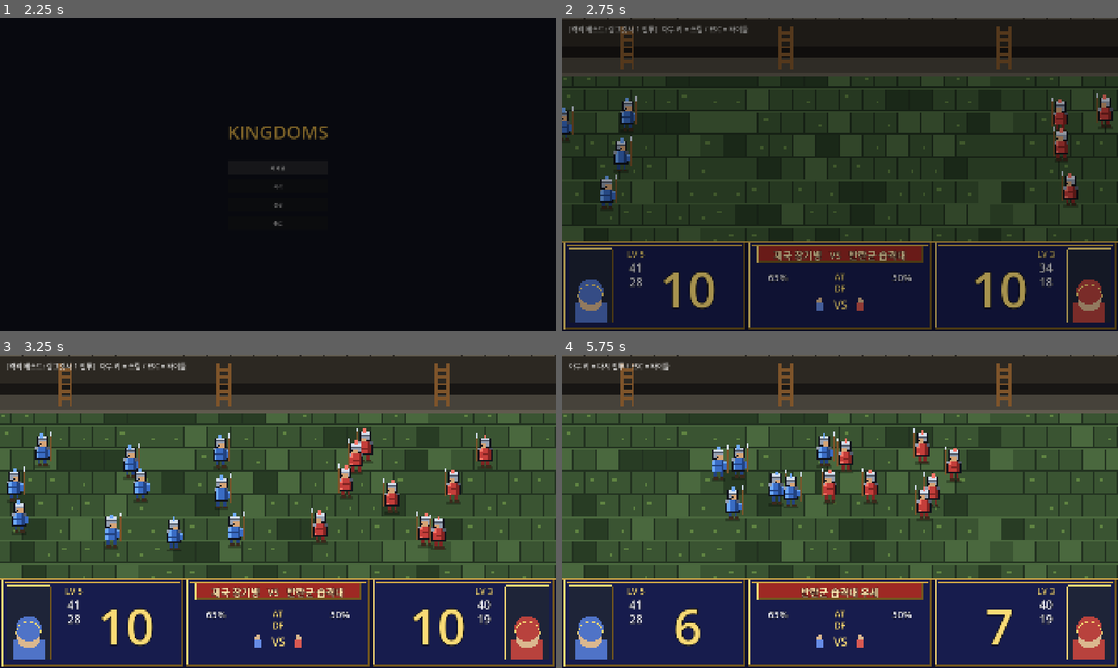
Above: before the commit, frames 1-4 (two rows, left to right).
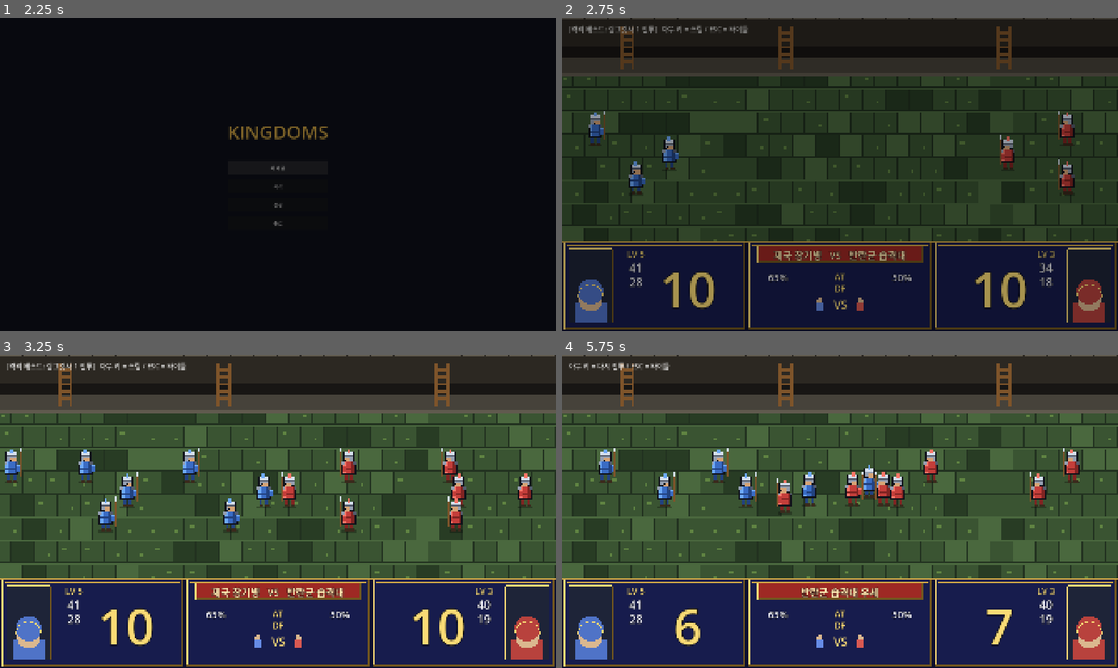
Above: after the commit, the same moments.

Repository: Johnyworld/kingdoms
Game: Godot game, scene res://scenes/splash/splash.tscn
The game is run twice, just before and just after one commit, with the same random seed, the same clock (stepped at 60 frames per second) and the same inputs.
Inputs (mouse positions are in pixels of both pictures, inside the frame that each line leads up to):
- Up to frame 1 (2.25 s): tap Enter at 0.5 s; move the mouse to (400, 158) at 0.52 s; hold D 0.53-1.25 s; hold Shift 0.53-1.25 s; click (400, 158) at 0.67 s; click "새 게임" at 1.25 s; click "새 게임" at 2 s
- Up to frame 2 (2.75 s): no input
- Up to frame 3 (3.25 s): drag from (166, 527) to (250, 574) at 2.77 s
- Up to frame 4 (5.75 s): move the mouse to (895, 442) at 3.52 s; hold D 3.53-4.25 s; tap Ctrl at 3.6 s; drag from (812, 574) to (673, 464) at 4.27 s; move the mouse to (1006, 558) at 5.02 s; hold A from 5.03 s (still down); tap Alt at 5.1 s

Frame 1 is identical in both runs. In frame 2, 2.9% of the frame differs, in the area x 0-100%, y 24-62%; in frame 3, 7.0%, in the area x 0-96%, y 23-63%; in frame 4, 5.2%.

Commit message:
feat(lang-battle): 스폰·대형 개편 — 화면 밖 넓은 스폰→쐐기 진형 자기 자리 복귀
- 스폰을 화면 밖(진영 바깥)에서 좌우 간격 3배 + 유닛별 X 지터(±25, 500% width)로
- 각 병사 복귀 위치(home)=자기 진형 자리, 전투 후 그 자리로 복귀(죽은 자리 비움)
- 이동속도 지터 제거(전원 등속), 대열 상하 간격 24→16.8(70%)
- 기본 진형을 쐐기꼴(가운데 행만 중앙 쪽 돌출)로 변경

Co-Authored-By: Claude Opus 4.8 (1M context) <noreply@anthropic.com>

Diff:
--- a/scenes/lang_battle/lang_battlefield.gd
+++ b/scenes/lang_battle/lang_battlefield.gd
@@ -14,14 +14,17 @@
 const ACTION_TOP := 44.0
 const ACTION_BOT := 158.0
 
-# 스폰은 화면 밖(양옆)에서 → 돌격해 들어온다. (원본도 화면 밖에서 등장)
-const LEFT_X := -16.0    # 화면 왼쪽 밖 (앞 열)
-const RIGHT_X := 400.0   # 화면 오른쪽 밖 (앞 열, 384+16)
 const BASE_Y := 96.0
-# 전투 후 복귀 진형: 진영 끝(가장자리)에 앵커 → 중앙 방향으로 균일한 열. 화면 안.
-const RETREAT_EDGE_X := 40.0  # 진영 끝에서 이만큼 안쪽에 뒷 열
-const RETREAT_DEPTH := 28.0   # 열 간격(균일)
-const DIAG_STEP := 13.0  # 기본 진형의 약간 대각선(에셜론) 오프셋
+# 진형: 각 병사의 복귀 위치. 진영 끝(가장자리)에 앵커 → 중앙 방향으로 균일한 3행 [3,3,4] 열. 화면 안.
+# 전투 후 각자 이 자리로 그대로 복귀한다(죽은 자리는 비워짐). 스폰은 화면 밖(_spawn_slots).
+const FORM_EDGE_X := 40.0  # 진영 끝에서 이만큼 안쪽에 뒷 열
+const FORM_DEPTH := 28.0   # 열 간격(균일)
+const DIAG_STEP := 13.0    # 가운데 행이 중앙 쪽으로 튀어나오는 쐐기 오프셋
+# 스폰: 화면 밖(진영 바깥)에서 좌우 간격을 3배로 넓게 → 여기서 돌격해 들어온다.
+const SPAWN_EDGE_X := 8.0               # 진영 바깥 가장자리 여백
+const SPAWN_DEPTH := FORM_DEPTH * 3.0   # 스폰 시 좌우(열) 간격 = 진형의 3배
+const UNIT_W := 10.0                    # 병사 스프라이트 대략 너비(px)
+const SPAWN_XJIT := UNIT_W * 2.5        # 스폰 X 지터 진폭(±) → 좌우 합 500% width
 
 # 원본 등속 이동 속도 (px/frame @60fps) → 초당으로 환산(×60, ×1.2 스케일)
 const VX := 3.0 * 1.2 * 60.0   # ≈ 216 px/s (원본 등속 3px/frame)
@@ -83,13 +86,8 @@
 	_retarget_all()
 	queue_redraw()
 
-# 대형: 위→아래 3행 [3,3,4]. 가로(X) 간격을 넓게(3배), 행마다 어긋나게 흩뿌린다.
-const ROW_SPACE := 24.0   # 3행 사이 세로 간격 (기존 34의 70%)
-const DEPTH_GAP := 46.0   # 같은 행 내 병사 가로(X) 간격 — 3배로 넓힘
-const S_JIT := 6.0        # 병사별 미세 지터
-# 병사별 돌격 속도 배수(등속이 어색해서 제각각으로)
-const SPD_MIN := 0.72
-const SPD_MAX := 1.34
+# 대형: 위→아래 3행 [3,3,4]. 진영 끝에서 중앙 방향으로 열을 쌓는다.
+const ROW_SPACE := 16.8   # 3행 사이 세로(상하) 간격 (24의 70%)
 
 # 분리(separation): 원본 16px 충돌 박스(0xE87A)를 근사 — 겹치면 서로 밀어내 부피를 만든다.
 const SEP_DIST := 11.0   # 이 거리보다 가까우면 밀어냄
@@ -106,35 +104,16 @@
 		rem -= 1
 	return rows
 
-## 3/3/4 약간 대각선 진형의 좌표 목록(n명). base_x 를 진영 기준으로 앵커.
-##   ㅇ ㅇ ㅇ      (위 행 3, 앞으로)
-##    ㅇ ㅇ ㅇ     (가운데 3)
-##   ㅇ ㅇ ㅇ ㅇ   (아래 행 4, 넓게)
-func _formation_slots(side: int, n: int, base_x: float) -> Array:
-	var back_dir := -1.0 if side == 0 else 1.0   # 가로가 뒤로(적 반대) 쌓이는 방향
-	var to_foe := -back_dir                        # 적 쪽 방향
-	var rows := _row_counts(n)
-	var out: Array = []
-	for r in range(3):
-		var ry := BASE_Y + (float(r) - 1.0) * ROW_SPACE
-		var diag := (1.0 - float(r)) * DIAG_STEP   # 위 행일수록 적 쪽으로(약간 대각선)
-		var sz: int = rows[r]
-		for k in range(sz):
-			var x := base_x + back_dir * float(k) * DEPTH_GAP + to_foe * diag + _rng.randf_range(-S_JIT, S_JIT)
-			var y := clampf(ry + _rng.randf_range(-S_JIT, S_JIT), ACTION_TOP + 8.0, ACTION_BOT - 6.0)
-			out.append(Vector2(x, y))
-	return out
-
 func _spawn_side(side: int, n: int) -> void:
-	# 화면 밖(진영 뒤편)에서 3/3/4 약간 대각선 진형으로 스폰. 병사마다 돌격 속도 제각각.
-	var base_x := LEFT_X if side == 0 else RIGHT_X
-	var slots := _formation_slots(side, n, base_x)
-	for p in slots:
+	# 스폰은 화면 밖에서 넓게(_spawn_slots) → 돌격해 들어온다. 복귀 위치(home)는 화면 안 진형 자리.
+	var homes := _formation_slots(side, n)
+	var spawns := _spawn_slots(side, n)
+	for i in range(n):
 		_soldiers[side].append({
 			"id": _next_id,
 			"side": side,
-			"pos": p,
-			"home": p,            # 복귀 목표(전투 후 begin_retreat 에서 재지정)
+			"pos": spawns[i],
+			"home": homes[i],     # 복귀 목표 = 화면 안 진형 자리. 죽으면 그 자리는 비워짐.
 			"target": null,
 			"state": CHARGE,
 			"strike_t": 0.0,
@@ -146,7 +125,6 @@
 			"alpha": 1.0,
 			"seed": _rng.randf() * TAU,
 			"face": 1.0 if side == 0 else -1.0,
-			"spd": _rng.randf_range(SPD_MIN, SPD_MAX),
 		})
 		_next_id += 1
 
@@ -187,29 +165,45 @@
 func begin_advance() -> void:
 	_charging = true
 
-## 전투 종료: 생존자를 본인 진영(화면 안) 3/3/4 진형으로 복귀시킨다.
+## 전투 종료: 생존자를 각자 처음 있던 자리(home)로 그대로 복귀시킨다. 죽은 자리는 비워진다.
 func begin_retreat() -> void:
 	_retreating = true
 	for side in [0, 1]:
-		var living: Array = _soldiers[side].filter(func(s): return s["state"] != DYING)
-		var slots := _retreat_slots(side, living.size())
-		for i in range(living.size()):
-			living[i]["home"] = slots[i]
-			living[i]["state"] = RETURN
-			living[i]["target"] = null
-
-## 복귀 진형: 진영 끝에 앵커, 중앙 방향으로 균일한 3행 [3,3,4] 열(대각선·지터 없음).
-func _retreat_slots(side: int, n: int) -> Array:
-	var anchor_x := RETREAT_EDGE_X if side == 0 else (FIELD_W - RETREAT_EDGE_X)
+		for s in _soldiers[side]:
+			if s["state"] == DYING:
+				continue
+			s["state"] = RETURN
+			s["target"] = null
+
+## 진형 좌표: 진영 끝에 앵커, 중앙 방향으로 균일한 3행 [3,3,4] 열(가운데 행 쐐기). 각 병사의 복귀 위치.
+func _formation_slots(side: int, n: int) -> Array:
+	var anchor_x := FORM_EDGE_X if side == 0 else (FIELD_W - FORM_EDGE_X)
 	var to_center := 1.0 if side == 0 else -1.0
 	var rows := _row_counts(n)
 	var out: Array = []
 	for r in range(3):
 		var ry := BASE_Y + (float(r) - 1.0) * ROW_SPACE
-		var diag := (1.0 - float(r)) * DIAG_STEP   # 위 행일수록 중앙 쪽 → 약간 비스듬(에셜론)
+		var diag := DIAG_STEP if r == 1 else 0.0   # 가운데 행만 중앙 쪽으로 튀어나온 쐐기
 		var sz: int = rows[r]
 		for k in range(sz):
-			out.append(Vector2(anchor_x + to_center * (float(k) * RETREAT_DEPTH + diag), ry))
+			out.append(Vector2(anchor_x + to_center * (float(k) * FORM_DEPTH + diag), ry))
+	return out
+
+## 스폰 좌표: 화면 밖(진영 바깥)에서 좌우 간격 3배로 넓게. 뒤 열일수록 더 바깥 → 돌격해 들어온다.
+## _formation_slots 와 같은 (r, k) 순서라 index 가 1:1 대응 → 각 병사가 자기 진형 자리로 복귀.
+func _spawn_slots(side: int, n: int) -> Array:
+	var edge_x := -SPAWN_EDGE_X if side == 0 else (FIELD_W + SPAWN_EDGE_X)
+	var to_center := 1.0 if side == 0 else -1.0
+	var to_out := -to_center                       # 화면 바깥 방향
+	var rows := _row_counts(n)
+	var out: Array = []
+	for r in range(3):
+		var ry := BASE_Y + (float(r) - 1.0) * ROW_SPACE
+		var diag := DIAG_STEP if r == 1 else 0.0   # 가운데 행만 중앙 쪽으로 튀어나온 쐐기
+		var sz: int = rows[r]
+		for k in range(sz):
+			var jx := _rng.randf_range(-SPAWN_XJIT, SPAWN_XJIT)  # 유닛별 X 좌우 지터
+			out.append(Vector2(edge_x + to_out * float(k) * SPAWN_DEPTH + to_center * diag + jx, ry))
 	return out
 
 ## 복귀가 끝났는가(RETURN 상태 없음).
@@ -388,13 +382,12 @@
 	var dy := tp.y - pos.y
 	var adx := absf(dx)
 	var ady := absf(dy)
-	var spd: float = s["spd"]  # 병사별 속도 배수(등속 X)
 	if adx > GAP_X:
-		pos.x += signf(dx) * minf(VX * spd * delta, adx - GAP_X)
+		pos.x += signf(dx) * minf(VX * delta, adx - GAP_X)
 	if dx != 0.0:
 		s["face"] = signf(dx)
 	if adx <= CLOSE_X and ady > GAP_Y:
-		pos.y += signf(dy) * minf(VY * spd * delta, ady - GAP_Y)
+		pos.y += signf(dy) * minf(VY * delta, ady - GAP_Y)
 	s["pos"] = pos
 	s["state"] = MELEE if (adx <= GAP_X + 2.0 and ady <= GAP_Y + 2.0) else CHARGE
 
@@ -409,8 +402,7 @@
 		s["state"] = IDLE
 		s["face"] = 1.0 if s["side"] == 0 else -1.0  # 정렬 후 적(중앙)을 바라봄
 		return
-	var spd: float = s["spd"]
-	var step := minf(VX * spd * delta, dist)
+	var step := minf(VX * delta, dist)
 	s["pos"] = pos + d / dist * step
 	if absf(d.x) > 0.5:
 		s["face"] = signf(d.x)
Not shown, changed: docs/spec/features/lang-battle.md
